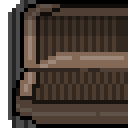
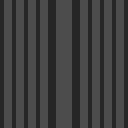
Layer changes from the first 128 × 128 image to the second:
hid "light" over bbox(16, 4, 128, 124)
hid "light for leather" over bbox(16, 4, 128, 116)
hid "seat back leather" over bbox(12, 0, 128, 128)
painted on "Background" over bbox(0, 0, 88, 128)
